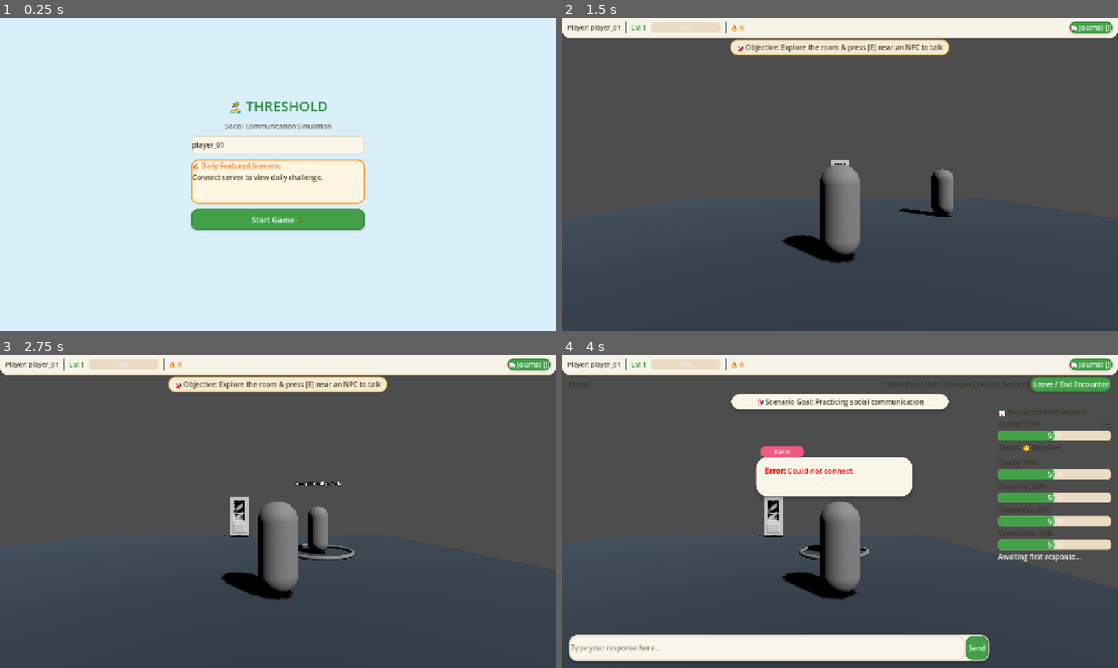
Above: before the commit, frames 1-4 (two rows, left to right).
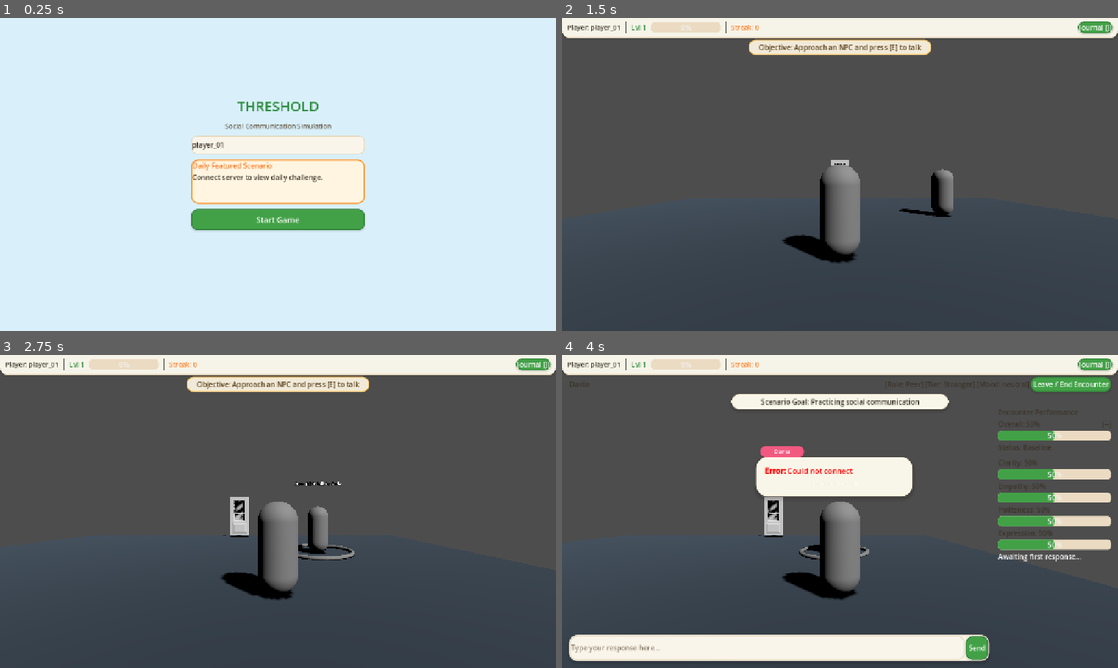
Above: after the commit, the same moments.

Repository: ahmad-ovh/THRESHOLD
Game: Godot game, scene res://scenes/main_menu/MainMenu.tscn
Same seed, same stepped clock (60 frames per second), same inputs: the game is played once before the commit and once after it.
Inputs (mouse positions are in pixels of both pictures, inside the frame that each line leads up to):
- Up to frame 1 (0.25 s): no input
- Up to frame 2 (1.5 s): click "Start Game 🌿" (after the commit: "Start Game") at 0.5 s; click "📖 Journal [J]" (after the commit: "Journal [J]") at 1.25 s
- Up to frame 3 (2.75 s): tap E (interact) at 2 s; move the mouse to (400, 495) at 2.02 s; hold D (move_right) from 2.03 s (still down); hold E (interact) from 2.03 s (still down); click (400, 495) at 2.17 s
- Up to frame 4 (4 s): release D (move_right) at 2.75 s; release E (interact) at 2.75 s; drag from (728, 527) to (812, 574) at 2.77 s; tap E (interact) at 3.5 s; move the mouse to (895, 442) at 3.52 s; hold D (move_right) from 3.53 s (still down); hold J (toggle_journal) from 3.53 s (still down)

The runs differ from the first frame. In frame 1, 0.7% of the frame differs, in the area x 34-59%, y 26-66%; in frame 2, 0.9%, in the area x 30-99%, y 1-12%; in frame 3, 0.9%; in frame 4, 0.6%.
Error before the commit: Invalid assignment of property or key 'text' with value of type 'String' on a base object of type 'null instance'. (res://scenes/ui/HUD.gd:26)
Error after the commit: Invalid access to property or key 'pressed' on a base object of type 'null instance'. (res://scenes/ui/JournalUI.gd:14)

Commit message:
fix: resolve HUD.gd node path crash and remove all decorative emojis for clean Animal Crossing typography

Diff:
--- a/client/scenes/main_menu/MainMenu.tscn
+++ b/client/scenes/main_menu/MainMenu.tscn
@@ -54,7 +54,7 @@
 layout_mode = 2
 theme_override_colors/font_color = Color(0.18, 0.55, 0.25, 1)
 theme_override_font_sizes/font_size = 32
-text = "🏝️ THRESHOLD"
+text = "THRESHOLD"
 horizontal_alignment = 1
 
 [node name="SubtitleLabel" type="Label" parent="Control/VBoxContainer"]
@@ -80,7 +80,7 @@
 layout_mode = 2
 theme_override_colors/font_color = Color(1, 0.45, 0.1, 1)
 theme_override_font_sizes/font_size = 16
-text = "🔥 Daily Featured Scenario"
+text = "Daily Featured Scenario"
 
 [node name="DailyDetails" type="RichTextLabel" parent="Control/VBoxContainer/DailyCard/VBoxContainer"]
 custom_minimum_size = Vector2(0, 70)
@@ -93,4 +93,4 @@
 custom_minimum_size = Vector2(0, 48)
 layout_mode = 2
 theme_override_font_sizes/font_size = 18
-text = "Start Game 🌿"
+text = "Start Game"
--- a/client/scenes/ui/DialogueUI.gd
+++ b/client/scenes/ui/DialogueUI.gd
@@ -67,7 +67,7 @@
 			thinking_timer = 0.0
 			dot_count = (dot_count % 3) + 1
 			var dots = ".".repeat(dot_count)
-			loading_label.text = "💭 Thinking" + dots
+			loading_label.text = "Thinking" + dots
 			if active_npc_bubble and active_npc_bubble.has_method("update_text_only"):
 				active_npc_bubble.update_text_only("[i]Thinking" + dots + "[/i]")
 
@@ -78,7 +78,7 @@
 	delta_label.text = "[--]"
 	delta_label.remove_theme_color_override("font_color")
 	overall_bar.value = 50.0
-	status_badge_label.text = "Status: 😐 Baseline"
+	status_badge_label.text = "Status: Baseline"
 	status_badge_label.remove_theme_color_override("font_color")
 
 	clarity_bar.value = 50.0
@@ -96,7 +96,7 @@
 
 func set_scenario_context(role: String, goal_text: String) -> void:
 	role_badge.text = "[Role: " + role.capitalize() + "]"
-	scenario_goal_label.text = "🎯 Scenario Goal: " + goal_text
+	scenario_goal_label.text = "Scenario Goal: " + goal_text
 
 func show_connecting_state(npc_name: String) -> void:
 	active_npc_name = npc_name.capitalize()
@@ -104,19 +104,19 @@
 	role_badge.text = "[Role: Peer]"
 	tier_label.text = "[Tier: Stranger]"
 	mood_label.text = "[Mood: neutral]"
-	scenario_goal_label.text = "🎯 Scenario Goal: Practicing social communication"
+	scenario_goal_label.text = "Scenario Goal: Practicing social communication"
 	visible = true
 	_clear_bubbles()
 	_reset_encounter_metrics()
 
 	# Spawn instant in-world connecting bubble above NPC
-	_spawn_npc_bubble("⏳ Connecting to " + active_npc_name + "...")
+	_spawn_npc_bubble("Connecting to " + active_npc_name + "...")
 
 	message_input.editable = false
 	send_button.disabled = true
 	leave_button.disabled = true
 	loading_label.visible = true
-	loading_label.text = "⏳ Connecting..."
+	loading_label.text = "Connecting..."
 	coach_hint_banner.visible = false
 	feedback_text.text = "Awaiting first response..."
 
@@ -150,7 +150,7 @@
 	var hint = data.get("coach_hint", {})
 	if hint is Dictionary and hint.get("shown", false) == true:
 		coach_hint_banner.visible = true
-		coach_hint_label.text = "💡 Coach Hint: " + str(hint.get("line", ""))
+		coach_hint_label.text = "Coach Hint: " + str(hint.get("line", ""))
 	else:
 		coach_hint_banner.visible = false
 
@@ -214,31 +214,31 @@
 	# Update Delta Badge
 	if delta > 0.5:
 		delta_label.text = "+%d%% ↑" % int(delta)
-		delta_label.add_theme_color_override("font_color", Color(0.3, 0.9, 0.4))
+		delta_label.add_theme_color_override("font_color", Color(0.18, 0.55, 0.25))
 	elif delta < -0.5:
 		delta_label.text = "%d%% ↓" % int(delta)
-		delta_label.add_theme_color_override("font_color", Color(0.95, 0.3, 0.3))
+		delta_label.add_theme_color_override("font_color", Color(0.85, 0.25, 0.25))
 	else:
 		delta_label.text = "[=" + "]"
-		delta_label.add_theme_color_override("font_color", Color(0.8, 0.8, 0.8))
+		delta_label.add_theme_color_override("font_color", Color(0.4, 0.4, 0.4))
 
 	# Update Overall Performance Status Badge
 	if overall >= 70.0:
-		status_badge_label.text = "Status: 🌟 Doing Great! (GOOD)"
-		status_badge_label.add_theme_color_override("font_color", Color(0.3, 0.9, 0.4))
+		status_badge_label.text = "Status: Doing Great! (GOOD)"
+		status_badge_label.add_theme_color_override("font_color", Color(0.18, 0.55, 0.25))
 	elif overall >= 45.0:
-		status_badge_label.text = "Status: 😐 Doing Okay (NEUTRAL)"
-		status_badge_label.add_theme_color_override("font_color", Color(0.9, 0.8, 0.2))
+		status_badge_label.text = "Status: Doing Okay (NEUTRAL)"
+		status_badge_label.add_theme_color_override("font_color", Color(0.85, 0.5, 0.1))
 	else:
-		status_badge_label.text = "Status: ⚠️ Needs Work (POOR)"
-		status_badge_label.add_theme_color_override("font_color", Color(0.95, 0.3, 0.3))
+		status_badge_label.text = "Status: Needs Work (POOR)"
+		status_badge_label.add_theme_color_override("font_color", Color(0.85, 0.25, 0.25))
 
 func start_thinking() -> void:
 	is_thinking = true
 	thinking_timer = 0.0
 	dot_count = 1
 	loading_label.visible = true
-	loading_label.text = "💭 Thinking."
+	loading_label.text = "Thinking."
 	message_input.editable = false
 	message_input.placeholder_text = active_npc_name + " is thinking..."
 	send_button.disabled = true
--- a/client/scenes/ui/DialogueUI.tscn
+++ b/client/scenes/ui/DialogueUI.tscn
@@ -44,7 +44,7 @@
 [node name="LoadingLabel" type="Label" parent="OverlayRoot/HeaderContainer"]
 visible = false
 layout_mode = 2
-text = "💭 Thinking..."
+text = "Thinking..."
 
 [node name="LeaveButton" type="Button" parent="OverlayRoot/HeaderContainer"]
 layout_mode = 2
@@ -63,7 +63,7 @@
 
 [node name="ScenarioGoalLabel" type="Label" parent="OverlayRoot/ScenarioGoalBanner"]
 layout_mode = 2
-text = "🎯 Scenario Goal: Practice active listening and validate emotions."
+text = "Scenario Goal: Practice active listening and validate emotions."
 horizontal_alignment = 1
 
 [node name="CoachHintBanner" type="PanelContainer" parent="OverlayRoot"]
@@ -80,7 +80,7 @@
 
 [node name="CoachHintLabel" type="Label" parent="OverlayRoot/CoachHintBanner"]
 layout_mode = 2
-text = "💡 Coach Hint: ..."
+text = "Coach Hint: ..."
 horizontal_alignment = 1
 
 [node name="BottomInputPanel" type="PanelContainer" parent="OverlayRoot"]
@@ -126,7 +126,7 @@
 
 [node name="ScoresHeader" type="Label" parent="OverlayRoot/FeedbackPanel"]
 layout_mode = 2
-text = "📊 Encounter Performance"
+text = "Encounter Performance"
 
 [node name="OverallContainer" type="HBoxContainer" parent="OverlayRoot/FeedbackPanel"]
 layout_mode = 2
--- a/client/scenes/ui/HUD.gd
+++ b/client/scenes/ui/HUD.gd
@@ -7,7 +7,7 @@
 @onready var streak_label: Label = $VBoxRoot/TopBar/MarginContainer/HBoxContainer/StreakLabel
 @onready var journal_button: Button = $VBoxRoot/TopBar/MarginContainer/HBoxContainer/JournalButton
 @onready var objective_banner: PanelContainer = $VBoxRoot/ObjectiveBanner
-@onready var objective_label: Label = $VBoxRoot/ObjectiveBanner/ObjectiveLabel
+@onready var objective_label: Label = $VBoxRoot/ObjectiveBanner/MarginContainer/ObjectiveLabel
 
 var journal_ref: CanvasLayer = null
 
@@ -15,7 +15,7 @@
 	journal_button.pressed.connect(_on_journal_pressed)
 	PlayerStore.player_data_updated.connect(_update_hud)
 	_update_hud()
-	set_objective("🎯 Objective: Approach an NPC and press [E] to talk")
+	set_objective("Objective: Approach an NPC and press [E] to talk")
 
 func _unhandled_input(event: InputEvent) -> void:
 	if event.is_action_pressed("toggle_journal"):
@@ -32,10 +32,11 @@
 	player_id_label.text = "Player: " + PlayerStore.player_id
 	level_label.text = "Lvl " + str(PlayerStore.level)
 	xp_bar.value = PlayerStore.xp_progress * 100.0
-	streak_label.text = "🔥 " + str(PlayerStore.daily_streak)
+	streak_label.text = "Streak: " + str(PlayerStore.daily_streak)
 
 func _on_journal_pressed() -> void:
-	AudioManager.play_click()
+	if AudioManager:
+		AudioManager.play_click()
 	_toggle_journal()
 
 func _toggle_journal() -> void:
--- a/client/scenes/ui/HUD.tscn
+++ b/client/scenes/ui/HUD.tscn
@@ -61,7 +61,7 @@
 layout_mode = 2
 theme_override_colors/font_color = Color(0.18, 0.55, 0.25, 1)
 theme_override_font_sizes/font_size = 16
-text = "🌿 Lvl 1"
+text = "Lvl 1"
 
 [node name="XPProgressBar" type="ProgressBar" parent="VBoxRoot/TopBar/MarginContainer/HBoxContainer"]
 custom_minimum_size = Vector2(160, 16)
@@ -75,7 +75,7 @@
 layout_mode = 2
 theme_override_colors/font_color = Color(1, 0.45, 0.1, 1)
 theme_override_font_sizes/font_size = 15
-text = "🔥 0"
+text = "Streak: 0"
 
 [node name="Control" type="Control" parent="VBoxRoot/TopBar/MarginContainer/HBoxContainer"]
 layout_mode = 2
@@ -83,7 +83,7 @@
 
 [node name="JournalButton" type="Button" parent="VBoxRoot/TopBar/MarginContainer/HBoxContainer"]
 layout_mode = 2
-text = "📖 Journal [J]"
+text = "Journal [J]"
 
 [node name="ObjectiveBanner" type="PanelContainer" parent="VBoxRoot"]
 custom_minimum_size = Vector2(420, 0)
@@ -101,5 +101,5 @@
 [node name="ObjectiveLabel" type="Label" parent="VBoxRoot/ObjectiveBanner/MarginContainer"]
 layout_mode = 2
 theme_override_colors/font_color = Color(0.35, 0.25, 0.1, 1)
-text = "🎯 Objective: Explore the room & press [E] near an NPC to talk"
+text = "Objective: Explore the room & press [E] near an NPC to talk"
 horizontal_alignment = 1
--- a/client/scenes/ui/JournalUI.tscn
+++ b/client/scenes/ui/JournalUI.tscn
@@ -46,7 +46,7 @@
 size_flags_horizontal = 3
 theme_override_colors/font_color = Color(0.18, 0.55, 0.25, 1)
 theme_override_font_sizes/font_size = 20
-text = "📖 Passport & Communication Profile"
+text = "Passport & Communication Profile"
 
 [node name="CloseButton" type="Button" parent="PanelContainer/Margin/VBoxContainer/Header"]
 custom_minimum_size = Vector2(36, 36)
@@ -126,4 +126,4 @@
 [node name="RefreshButton" type="Button" parent="PanelContainer/Margin/VBoxContainer/TabContainer/Growth Report"]
 custom_minimum_size = Vector2(0, 42)
 layout_mode = 2
-text = "Generate Growth Report 📊"
+text = "Generate Growth Report"
--- a/client/scenes/ui/OverviewModal.gd
+++ b/client/scenes/ui/OverviewModal.gd
@@ -2,14 +2,14 @@
 extends CanvasLayer
 
 @onready var panel_container: PanelContainer = $PanelContainer
-@onready var title_label: Label = $PanelContainer/VBoxContainer/TitleLabel
-@onready var outcome_badge: Label = $PanelContainer/VBoxContainer/OutcomeBadge
-@onready var narrative_text: RichTextLabel = $PanelContainer/VBoxContainer/NarrativeText
-@onready var observer_card: PanelContainer = $PanelContainer/VBoxContainer/ObserverCard
-@onready var observer_text: Label = $PanelContainer/VBoxContainer/ObserverCard/VBoxContainer/ObserverText
-@onready var level_up_banner: PanelContainer = $PanelContainer/VBoxContainer/LevelUpBanner
-@onready var level_up_text: Label = $PanelContainer/VBoxContainer/LevelUpBanner/LevelUpText
-@onready var close_button: Button = $PanelContainer/VBoxContainer/CloseButton
+@onready var title_label: Label = $PanelContainer/Margin/VBoxContainer/TitleLabel
+@onready var outcome_badge: Label = $PanelContainer/Margin/VBoxContainer/OutcomeBadge
+@onready var narrative_text: RichTextLabel = $PanelContainer/Margin/VBoxContainer/NarrativeText
+@onready var observer_card: PanelContainer = $PanelContainer/Margin/VBoxContainer/ObserverCard
+@onready var observer_text: Label = $PanelContainer/Margin/VBoxContainer/ObserverCard/Margin/VBoxContainer/ObserverText
+@onready var level_up_banner: PanelContainer = $PanelContainer/Margin/VBoxContainer/LevelUpBanner
+@onready var level_up_text: Label = $PanelContainer/Margin/VBoxContainer/LevelUpBanner/Margin/LevelUpText
+@onready var close_button: Button = $PanelContainer/Margin/VBoxContainer/CloseButton
 
 signal closed
 
@@ -40,11 +40,11 @@
 	outcome_badge.text = " PERFORMANCE: " + perf + " "
 	match perf:
 		"GOOD":
-			outcome_badge.add_theme_color_override("font_color", Color(0.3, 0.9, 0.4))
+			outcome_badge.add_theme_color_override("font_color", Color(0.18, 0.55, 0.25))
 		"POOR":
-			outcome_badge.add_theme_color_override("font_color", Color(0.95, 0.3, 0.3))
+			outcome_badge.add_theme_color_override("font_color", Color(0.85, 0.25, 0.25))
 		_:
-			outcome_badge.add_theme_color_override("font_color", Color(0.9, 0.8, 0.2))
+			outcome_badge.add_theme_color_override("font_color", Color(0.85, 0.5, 0.1))
 
 	narrative_text.text = "[b]Outcome:[/b]\n" + narr_str
 
@@ -52,7 +52,7 @@
 	if obs is Dictionary and obs.get("fired", false) == true:
 		observer_card.visible = true
 		var msg = obs.get("message", "Pattern observed in your communication.")
-		observer_text.text = "👁️ " + str(msg)
+		observer_text.text = str(msg)
 	else:
 		observer_card.visible = false
 
@@ -68,12 +68,14 @@
 
 	if is_lvl_up:
 		level_up_banner.visible = true
-		level_up_text.text = "🎉 LEVEL UP! You reached Level " + str(new_lvl) + "!"
-		AudioManager.play_level_up()
+		level_up_text.text = "LEVEL UP! You reached Level " + str(new_lvl) + "!"
+		if AudioManager:
+			AudioManager.play_level_up()
 	else:
 		level_up_banner.visible = false
 
 func _on_close_pressed() -> void:
-	AudioManager.play_click()
+	if AudioManager:
+		AudioManager.play_click()
 	visible = false
 	closed.emit()
--- a/client/scenes/ui/OverviewModal.tscn
+++ b/client/scenes/ui/OverviewModal.tscn
@@ -67,7 +67,7 @@
 layout_mode = 2
 theme_override_colors/font_color = Color(0.18, 0.55, 0.25, 1)
 theme_override_font_sizes/font_size = 22
-text = "🏆 Encounter Summary"
+text = "Encounter Summary"
 horizontal_alignment = 1
 
 [node name="OutcomeBadge" type="Label" parent="PanelContainer/Margin/VBoxContainer"]
@@ -103,7 +103,7 @@
 [node name="HeaderLabel" type="Label" parent="PanelContainer/Margin/VBoxContainer/ObserverCard/Margin/VBoxContainer"]
 layout_mode = 2
 theme_override_colors/font_color = Color(0.45, 0.35, 0.75, 1)
-text = "👁️ Observer Pattern Insight"
+text = "Observer Pattern Insight"
 
 [node name="ObserverText" type="Label" parent="PanelContainer/Margin/VBoxContainer/ObserverCard/Margin/VBoxContainer"]
 layout_mode = 2
@@ -125,11 +125,11 @@
 layout_mode = 2
 theme_override_colors/font_color = Color(0.9, 0.45, 0.05, 1)
 theme_override_font_sizes/font_size = 18
-text = "🎉 LEVEL UP! Level 2"
+text = "LEVEL UP! Level 2"
 horizontal_alignment = 1
 
 [node name="CloseButton" type="Button" parent="PanelContainer/Margin/VBoxContainer"]
 custom_minimum_size = Vector2(0, 42)
 layout_mode = 2
 theme_override_font_sizes/font_size = 16
-text = "Continue 🌿"
+text = "Continue"
--- a/client/scenes/ui/PauseMenu.tscn
+++ b/client/scenes/ui/PauseMenu.tscn
@@ -54,15 +54,15 @@
 layout_mode = 2
 theme_override_colors/font_color = Color(0.18, 0.55, 0.25, 1)
 theme_override_font_sizes/font_size = 20
-text = "⏸️ Paused"
+text = "Paused"
 horizontal_alignment = 1
 
 [node name="ResumeButton" type="Button" parent="Control/PanelContainer/Margin/VBoxContainer"]
 custom_minimum_size = Vector2(0, 42)
 layout_mode = 2
-text = "Resume Game 🌿"
+text = "Resume Game"
 
 [node name="MainMenuButton" type="Button" parent="Control/PanelContainer/Margin/VBoxContainer"]
 custom_minimum_size = Vector2(0, 42)
 layout_mode = 2
-text = "Main Menu 🏠"
+text = "Main Menu"
